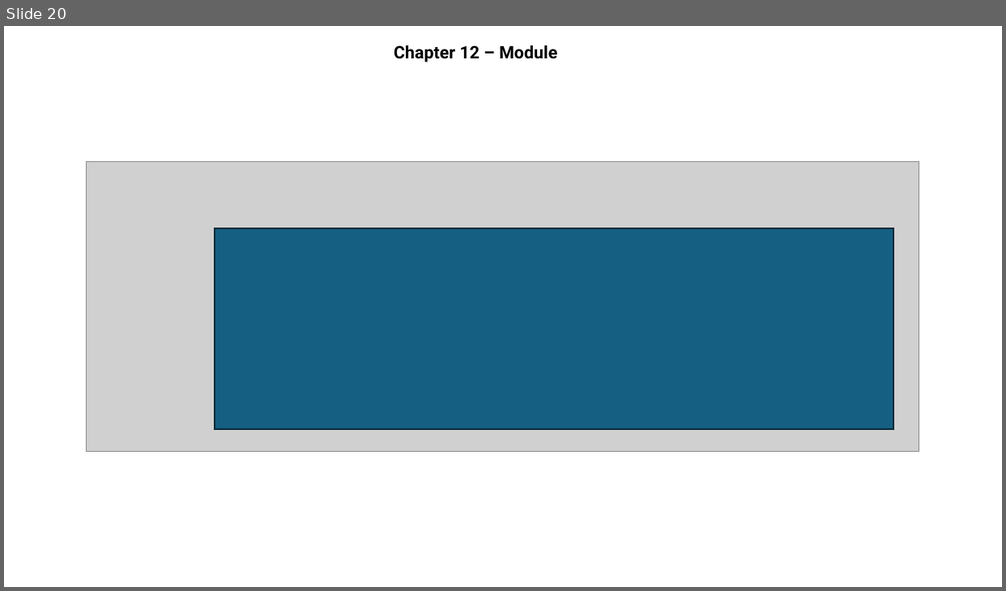
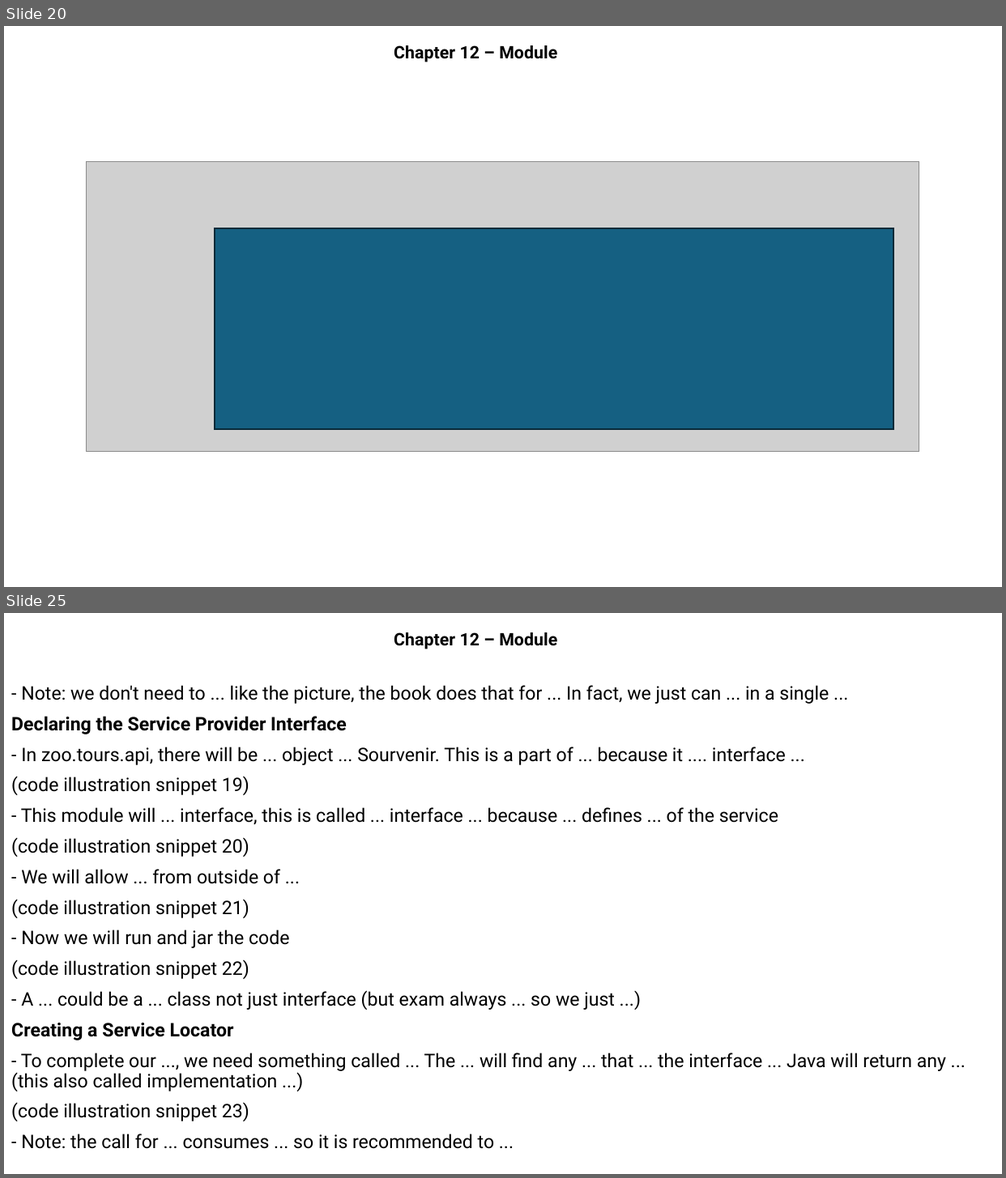
Before and after one commit to MaiDinhVinh/CS-Java, a slide deck: OCP17/Chapter 12 - Modules.pptx. Shown one above the other, each under a label of ours: slide 20 before the commit, slides 20 and 25 after it; the slides between them are not shown. The pictures are 1006x591 and 1006x1178 pixels, drawn with LibreOffice and Linux fonts; fonts in the diff are those of the drawing; grey boxes stand for pictures. Boxes give left, top, right and bottom in pixels: in the first picture for what was removed or moved away, otherwise in the second. Text is boxed around its words. In the diff, an @@ line names an element or a change of style, - is before the commit and + after.

```diff
--- a/OCP17/Chapter 12 - Modules.pptx
+++ b/OCP17/Chapter 12 - Modules.pptx
@@ slide 25 added at (x1=4, y1=613, x2=1002, y2=1174), background #FFFFFF @@
@@ subtitle added at (x1=394, y1=632, x2=557, y2=649), 16.6 pt, text #000000, bold @@
+Chapter 12 – Module
@@ text added at (x1=11, y1=685, x2=946, y2=1149), 18 pt, text #000000 @@
+- Note: we don't need to ... like the picture, the book does that for ... In fact, we just can ... in a single ...
+Declaring the Service Provider Interface
+- In zoo.tours.api, there will be ... object ... Sourvenir. This is a part of ... because it .... interface ...
+(code illustration snippet 19)
+- This module will ... interface, this is called ... interface ... because ... defines ... of the service
+(code illustration snippet 20)
+- We will allow ... from outside of ...
+(code illustration snippet 21)
+- Now we will run and jar the code
+(code illustration snippet 22)
+- A ... could be a ... class not just interface (but exam always ... so we just ...)
+Creating a Service Locator
+- To complete our ..., we need something called ... The ... will find any ... that ... the interface ... Java will return any ... (this also called implementation ...)
+(code illustration snippet 23)
+- Note: the call for ... consumes ... so it is recommended to ...
```
Also in this commit, not shown: 32 other slides added.
